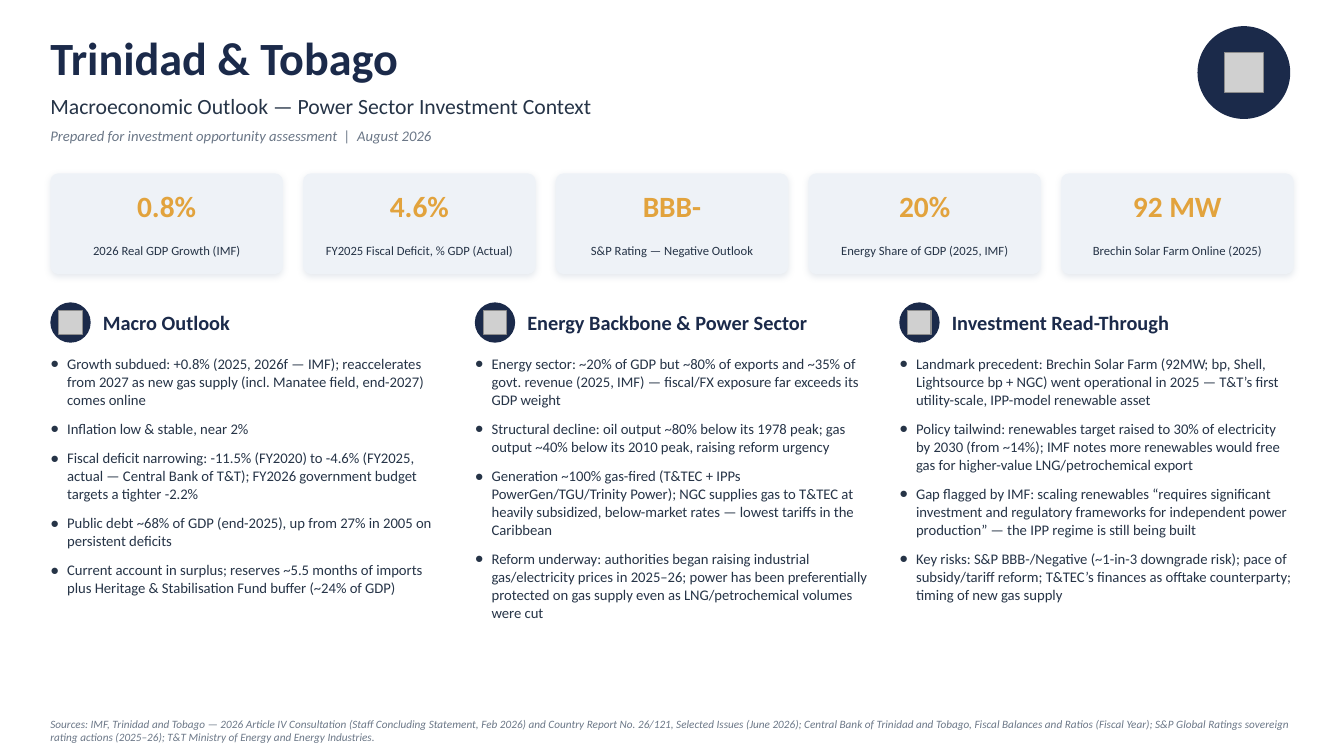
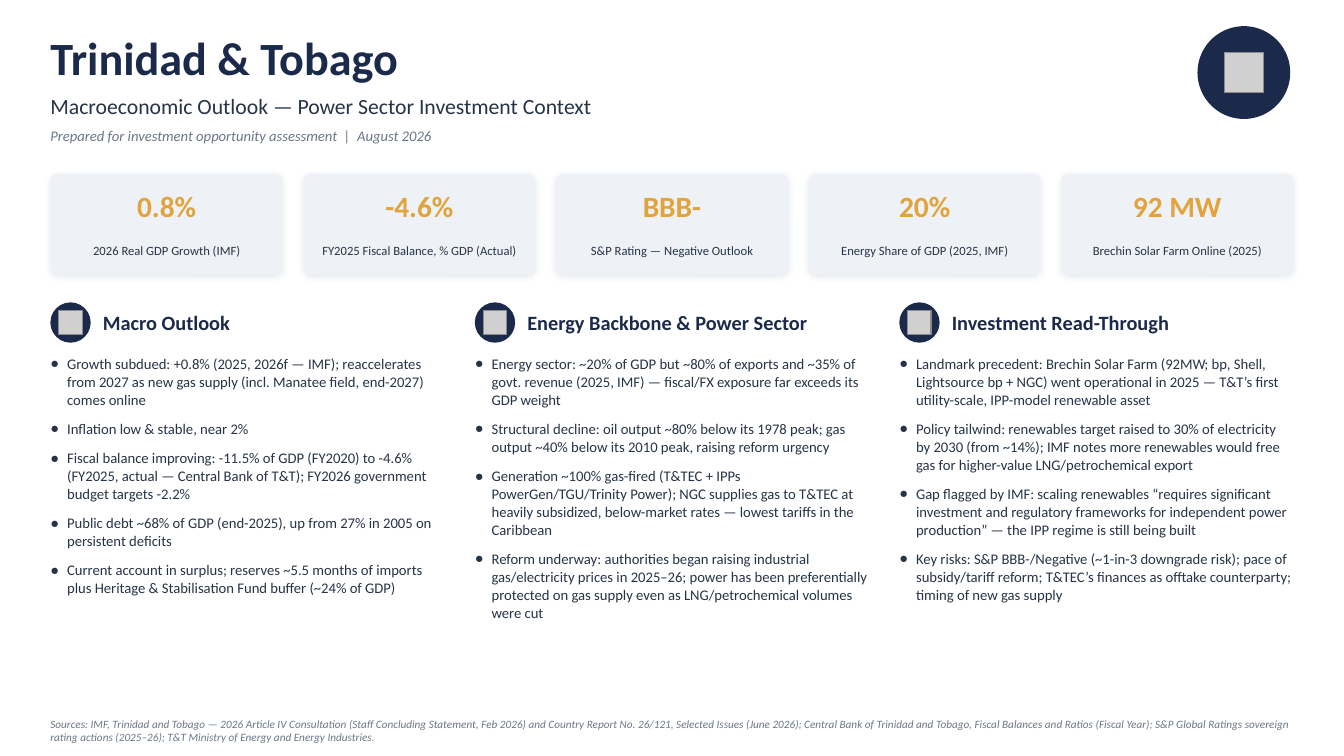
Before and after one commit to Tongpurpurpur/hello-world, a slide deck: slide 1 of trinidad-tobago-macro-outlook/Trinidad_Tobago_Macro_Outlook_Power_Sector.pptx. Drawn at 1344x756 pixels with LibreOffice and Linux fonts; fonts in the diff are those of the drawing; grey boxes stand for pictures. Boxes give left, top, right and bottom in pixels: in the first picture for what was removed or moved away, otherwise in the second. Text is boxed around its words. In the diff, an @@ line names an element or a change of style, - is before the commit and + after.

```diff
--- a/trinidad-tobago-macro-outlook/Trinidad_Tobago_Macro_Outlook_Power_Sector.pptx
+++ b/trinidad-tobago-macro-outlook/Trinidad_Tobago_Macro_Outlook_Power_Sector.pptx
@@ text at (385, 196, 453, 217): text changed @@
-4.6%
+-4.6%
@@ text at (322, 246, 516, 257): text changed @@
-FY2025 Fiscal Deficit, % GDP (Actual)
+FY2025 Fiscal Balance, % GDP (Actual)
@@ text at (67, 452, 426, 502): text changed @@
-● Fiscal deficit narrowing: -11.5% (FY2020) to -4.6% (FY2025, actual — Central Bank of T&T); FY2026 government budget targets a tighter -2.2%
+● Fiscal balance improving: -11.5% of GDP (FY2020) to -4.6% (FY2025, actual — Central Bank of T&T); FY2026 government budget targets -2.2%
```
Also in this commit, not shown: 1 other slide changed.
